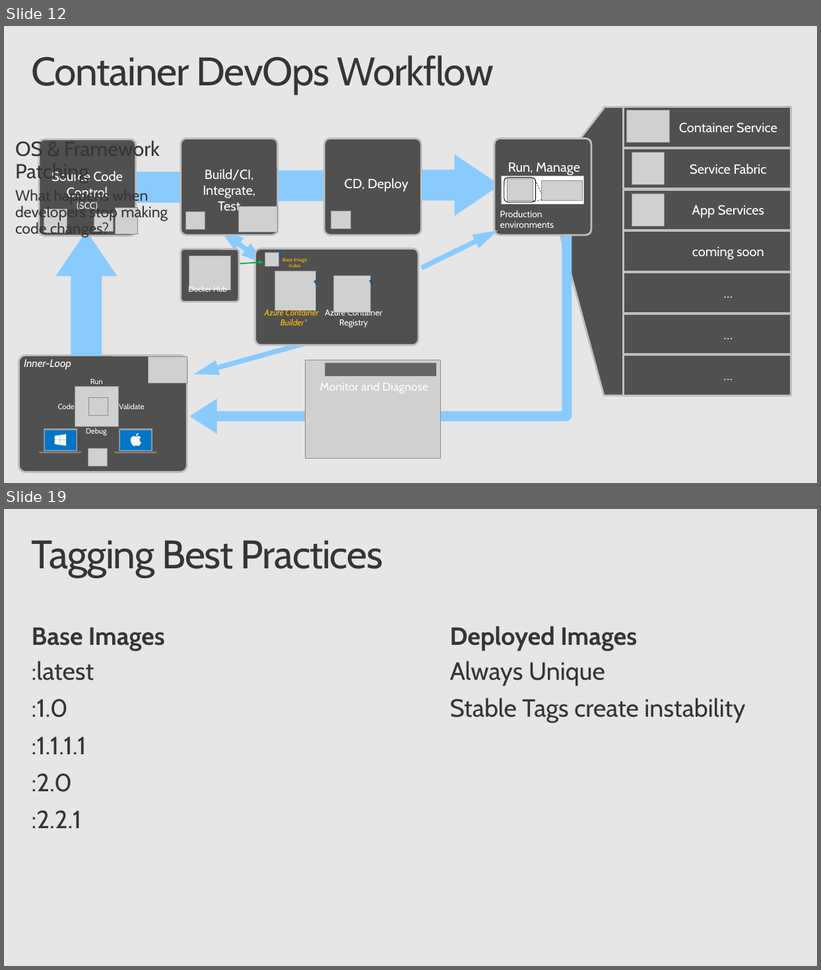
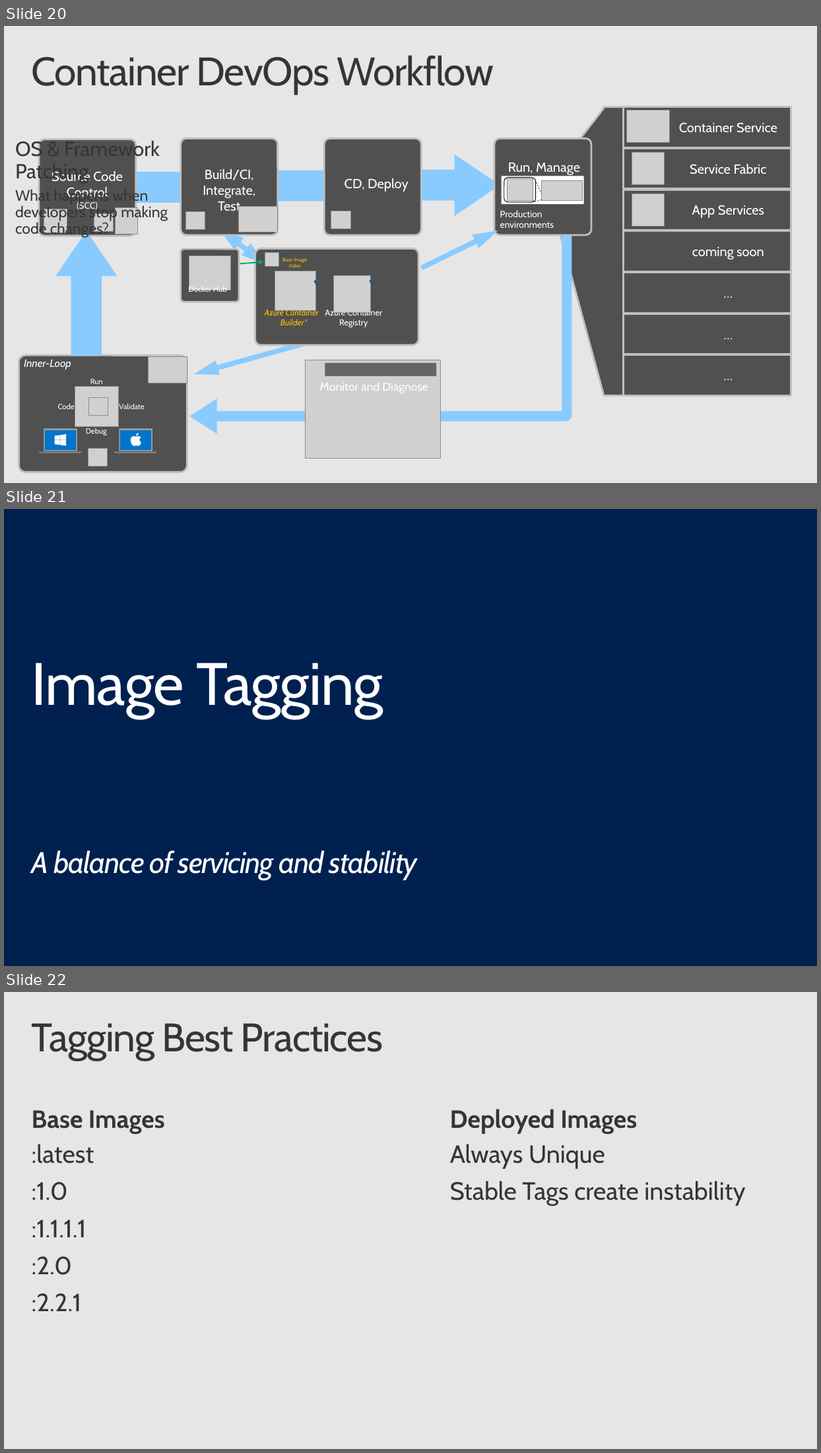
Before and after one commit to SteveLasker/Presentations, a slide deck: DockerGeneral/AzureContainersE2E.pptx. Shown one above the other, each under a label of ours: slides 12 and 19 before the commit, slides 20, 21 and 22 after it; the slides between them are not shown. The pictures are 821x970 and 821x1453 pixels, drawn with LibreOffice and Linux fonts; fonts in the diff are those of the drawing; grey boxes stand for pictures; background and template pictures are left out. Boxes give left, top, right and bottom in pixels: in the first picture for what was removed or moved away, otherwise in the second. Text is boxed around its words. In the diff, an @@ line names an element or a change of style, - is before the commit and + after.

```diff
--- a/DockerGeneral/AzureContainersE2E.pptx
+++ b/DockerGeneral/AzureContainersE2E.pptx
@@ slide 21 added at box(4, 509, 817, 966), background #002050 @@
@@ title added at box(32, 663, 418, 881), 36 pt, text #FFFFFF, italic @@
+Image Tagging
+A balance of servicing and stability
@@ what was slide 12 is now slide 20 @@
@@ what was slide 19 is now slide 22 @@
```
Also in this commit, not shown: 9 slides changed, 11 other slides added, 1 slide removed.
